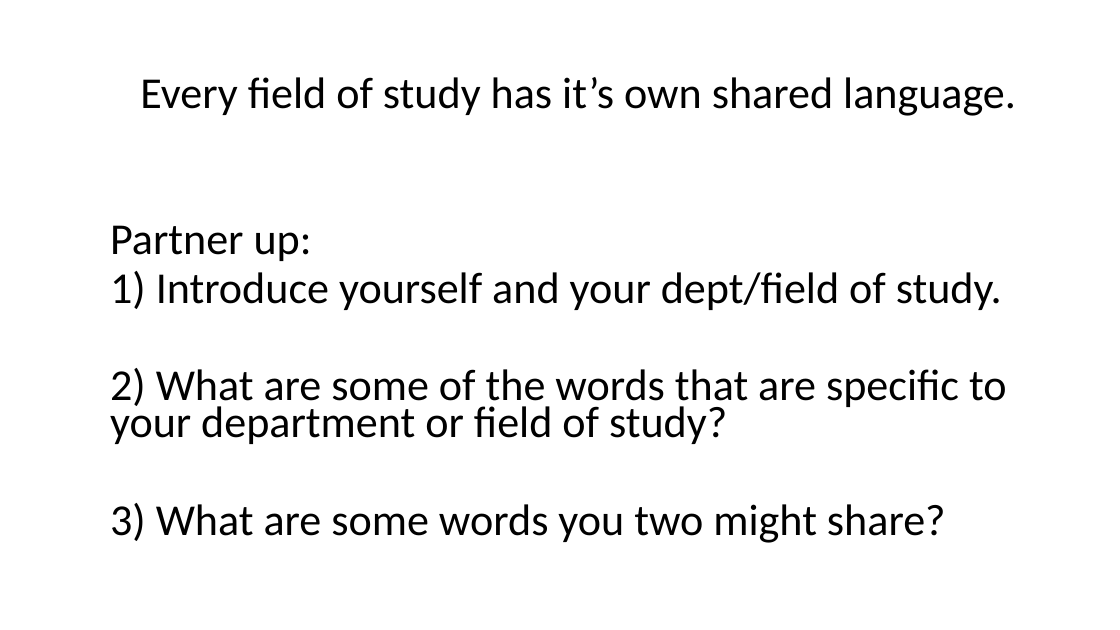
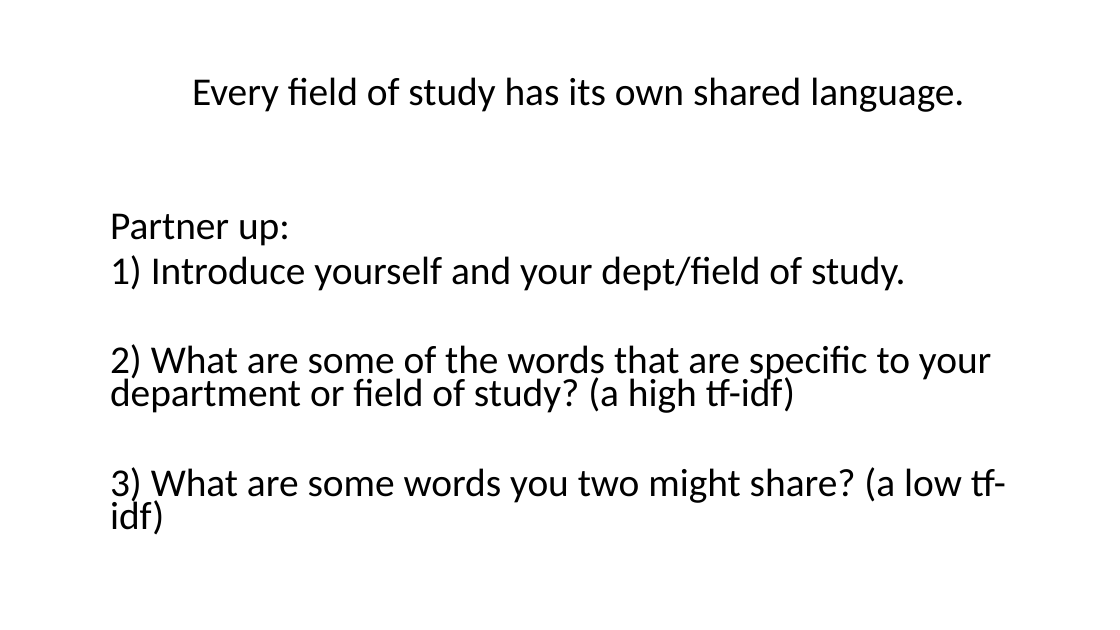
Before and after one commit to drew-walkerr/tf_idf_lesson, a slide deck: slide 8 of tf_idf teaching_in_pub_health.pptx (slide 5 before the commit). Drawn at 1120x630 pixels with LibreOffice and Linux fonts; fonts in the diff are those of the drawing. Boxes give left, top, right and bottom in pixels: in the first picture for what was removed or moved away, otherwise in the second. Text is boxed around its words. In the diff, an @@ line names an element or a change of style, - is before the commit and + after.

```diff
--- a/tf_idf teaching_in_pub_health.pptx
+++ b/tf_idf teaching_in_pub_health.pptx
@@ text at bbox=[192, 77, 964, 112]: text changed; size 37.8 to 33.8 pt @@
-Every field of study has it’s own shared language.
+Every field of study has its own shared language.
@@ text at bbox=[110, 213, 906, 291]: size 37.8 to 33.8 pt in "Partner up:", "1) Introduce yourself and your dept/field of ..." @@
@@ text at bbox=[110, 344, 1006, 534]: text changed; size 37.8 to 33.8 pt @@
-2) What are some of the words that are specific to your department or field of study?
-3) What are some words you two might share?
+2) What are some of the words that are specific to your department or field of study? (a high tf-idf)
+3) What are some words you two might share? (a low tf-idf)
```
Also in this commit, not shown: 1 other slide changed, 4 slides added, 1 other file.
